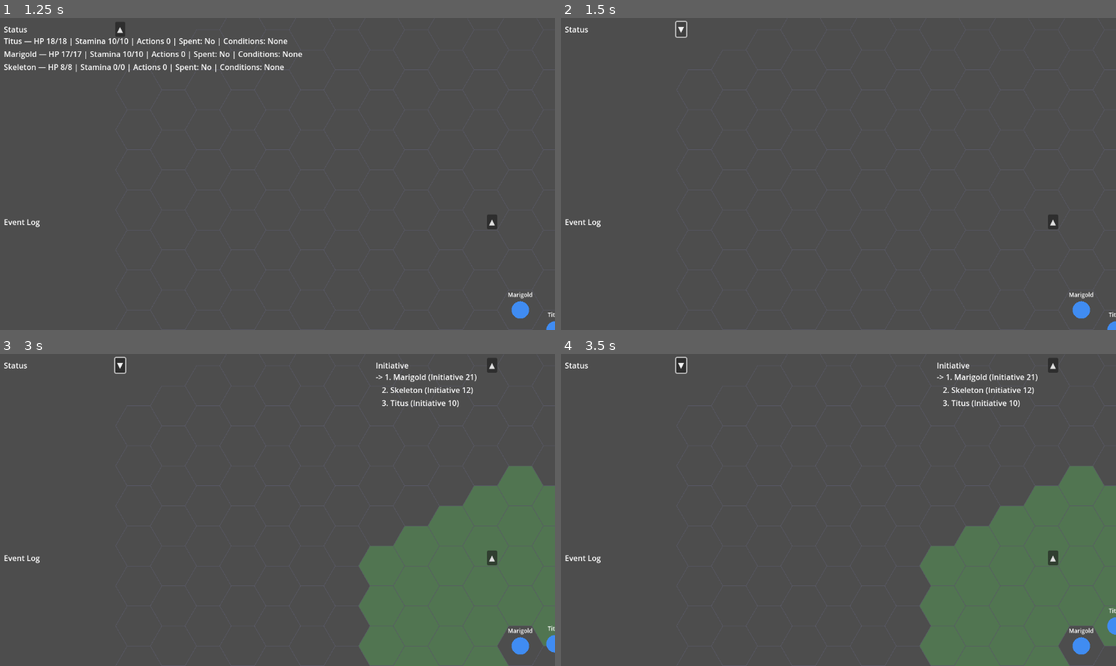
Above: before the commit, frames 1-4 (two rows, left to right).
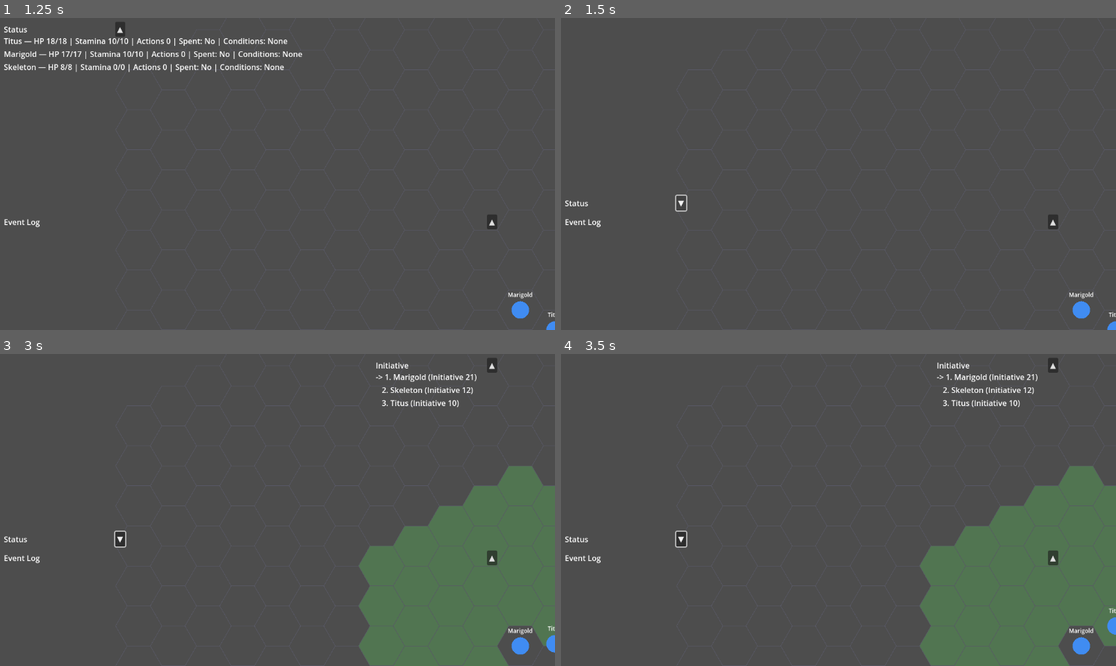
Above: after the commit, the same moments.

Repository: Pyroraptor/hykaen
Game: Godot game, scene res://scenes/TitleScreen.tscn
Two runs of this game, one before a commit and one after it. Both use one fixed random seed, a clock stepped at 60 frames per second and the inputs below.
Inputs (mouse positions are in pixels of both pictures, inside the frame that each line leads up to):
- Up to frame 1 (1.25 s): click "New Game" at 0.5 s
- Up to frame 2 (1.5 s): click "▲" at 1.25 s
- Up to frame 3 (3 s): click "▼" at 2 s; tap Enter at 2.75 s; move the mouse to (399, 494) at 2.77 s; hold Right (ui_right) from 2.78 s (still down); hold Shift from 2.78 s (still down); click (399, 494) at 2.92 s
- Up to frame 4 (3.5 s): keep holding Right (ui_right); keep holding Shift

Frame 1 is identical in both runs. In frame 2, 0.2% of the frame differs, in the area x 0-23%, y 0-63%; in frame 3, 0.3%; in frame 4, 0.3%.

Commit message:
feat(FEAT-010): Configure per-panel anchored collapse direction
Step: tdd-execute
Files: 7

Diff:
--- a/presentation/event_log_view.gd
+++ b/presentation/event_log_view.gd
@@ -120,6 +120,13 @@
 ## always boot expanded).
 var _collapsed: bool = false
 
+## FEAT-010 (US-009 / FR-009, ADR-004 AnchorConfig): this panel's full
+## expanded rect, captured once in _ready() before any collapse toggle, so
+## _apply_anchored_collapse_size() can always restore it exactly and compute
+## the collapsed rect relative to it.
+var _expanded_position: Vector2 = Vector2.ZERO
+var _expanded_size: Vector2 = Vector2.ZERO
+
 @onready var _rows_container: VBoxContainer = $Content
 
 
@@ -133,6 +140,8 @@
 	mouse_filter = Control.MOUSE_FILTER_IGNORE
 	if _rows_container != null:
 		_rows_container.mouse_filter = Control.MOUSE_FILTER_IGNORE
+	_expanded_position = position
+	_expanded_size = size
 
 
 ## toggle_collapsed() → void — FEAT-009 (US-008 / FR-008, ADR-004,
@@ -169,9 +178,39 @@
 func _apply_collapsed_state() -> void:
 	$Content.visible = not _collapsed
 	$Header/CollapseButton.text = "▼" if _collapsed else "▲"
+	_apply_anchored_collapse_size()
 	var parent: Node = get_parent()
 	if parent != null and parent.has_method("queue_sort"):
 		parent.queue_sort()
+
+
+## _apply_anchored_collapse_size() → void — FEAT-010 (US-009 / FR-009,
+## ADR-004 AnchorConfig). Resizes this panel's own rect toward its anchored
+## edge so collapsing never leaves a visual gap between the panel and the
+## screen edge/corner it's pinned to. `grow_vertical` (static per-panel
+## AnchorConfig data set in event_log_view.tscn) decides which vertical
+## edge stays fixed while the panel's height changes:
+##   GROW_DIRECTION_END   -- "downward collapse": the TOP edge stays fixed;
+##       collapsing shrinks the panel by moving its BOTTOM edge up toward
+##       the header.
+##   GROW_DIRECTION_BEGIN -- "upward collapse" (EventLogView, anchored
+##       bottom-left): the BOTTOM edge stays fixed; collapsing shrinks the
+##       panel by moving its TOP edge down toward the header, so the header
+##       ends up flush with the fixed bottom edge.
+## Width is never touched -- only Content's visibility (and thus height)
+## changes on collapse. Idempotent: re-expanding restores the exact
+## _expanded_position/_expanded_size captured once in _ready().
+func _apply_anchored_collapse_size() -> void:
+	var header_height: float = $Header.size.y
+	if _collapsed:
+		size.y = header_height
+		if grow_vertical == Control.GROW_DIRECTION_BEGIN:
+			position.y = _expanded_position.y + (_expanded_size.y - header_height)
+		else:
+			position.y = _expanded_position.y
+	else:
+		position.y = _expanded_position.y
+		size.y = _expanded_size.y
 
 
 ## get_entry_count() → int — number of entries currently in the log.
--- a/presentation/event_log_view.tscn
+++ b/presentation/event_log_view.tscn
@@ -9,6 +9,8 @@
 offset_top = 408.0
 offset_right = 1032.0
 offset_bottom = 720.0
+grow_horizontal = 1
+grow_vertical = 0
 size_flags_vertical = 0
 script = ExtResource("1_eventlogview")
 
--- a/presentation/initiative_view.gd
+++ b/presentation/initiative_view.gd
@@ -79,6 +79,13 @@
 ## always boot expanded).
 var _collapsed: bool = false
 
+## FEAT-010 (US-009 / FR-009, ADR-004 AnchorConfig): this panel's full
+## expanded rect, captured once in _ready() before any collapse toggle, so
+## _apply_anchored_collapse_size() can always restore it exactly and compute
+## the collapsed rect relative to it.
+var _expanded_position: Vector2 = Vector2.ZERO
+var _expanded_size: Vector2 = Vector2.ZERO
+
 @onready var _rows_container: VBoxContainer = $Content
 
 
@@ -92,6 +99,8 @@
 	mouse_filter = Control.MOUSE_FILTER_IGNORE
 	if _rows_container != null:
 		_rows_container.mouse_filter = Control.MOUSE_FILTER_IGNORE
+	_expanded_position = position
+	_expanded_size = size
 
 
 ## toggle_collapsed() → void — FEAT-008 (US-008 / FR-008, ADR-004,
@@ -124,9 +133,38 @@
 func _apply_collapsed_state() -> void:
 	$Content.visible = not _collapsed
 	$Header/CollapseButton.text = "▼" if _collapsed else "▲"
+	_apply_anchored_collapse_size()
 	var parent: Node = get_parent()
 	if parent != null and parent.has_method("queue_sort"):
 		parent.queue_sort()
+
+
+## _apply_anchored_collapse_size() → void — FEAT-010 (US-009 / FR-009,
+## ADR-004 AnchorConfig). Resizes this panel's own rect toward its anchored
+## edge so collapsing never leaves a visual gap between the panel and the
+## screen edge/corner it's pinned to. `grow_vertical` (static per-panel
+## AnchorConfig data set in initiative_view.tscn) decides which vertical
+## edge stays fixed while the panel's height changes:
+##   GROW_DIRECTION_END   -- "downward collapse" (InitiativeView, anchored
+##       top-right): the TOP edge stays fixed; collapsing shrinks the panel
+##       by moving its BOTTOM edge up toward the header.
+##   GROW_DIRECTION_BEGIN -- "upward collapse": the BOTTOM edge stays fixed;
+##       collapsing shrinks the panel by moving its TOP edge down toward the
+##       header, so the header ends up flush with the fixed bottom edge.
+## Width is never touched -- only Content's visibility (and thus height)
+## changes on collapse. Idempotent: re-expanding restores the exact
+## _expanded_position/_expanded_size captured once in _ready().
+func _apply_anchored_collapse_size() -> void:
+	var header_height: float = $Header.size.y
+	if _collapsed:
+		size.y = header_height
+		if grow_vertical == Control.GROW_DIRECTION_BEGIN:
+			position.y = _expanded_position.y + (_expanded_size.y - header_height)
+		else:
+			position.y = _expanded_position.y
+	else:
+		position.y = _expanded_position.y
+		size.y = _expanded_size.y
 
 
 ## load_combatants(view_models) → void — (re)populates the list from an
--- a/presentation/initiative_view.tscn
+++ b/presentation/initiative_view.tscn
@@ -9,6 +9,8 @@
 offset_top = 8.0
 offset_right = 1032.0
 offset_bottom = 400.0
+grow_horizontal = 0
+grow_vertical = 1
 size_flags_vertical = 0
 script = ExtResource("1_initiativeview")
 
--- a/presentation/status_panel_view.gd
+++ b/presentation/status_panel_view.gd
@@ -87,6 +87,13 @@
 ## always boot expanded).
 var _collapsed: bool = false
 
+## FEAT-010 (US-009 / FR-009, ADR-004 AnchorConfig): this panel's full
+## expanded rect, captured once in _ready() before any collapse toggle, so
+## _apply_anchored_collapse_size() can always restore it exactly and compute
+## the collapsed rect relative to it.
+var _expanded_position: Vector2 = Vector2.ZERO
+var _expanded_size: Vector2 = Vector2.ZERO
+
 @onready var _rows_container: VBoxContainer = $Content
 
 
@@ -100,6 +107,8 @@
 	mouse_filter = Control.MOUSE_FILTER_IGNORE
 	if _rows_container != null:
 		_rows_container.mouse_filter = Control.MOUSE_FILTER_IGNORE
+	_expanded_position = position
+	_expanded_size = size
 
 
 ## toggle_collapsed() → void — FEAT-009 (US-008 / FR-008, ADR-004,
@@ -133,9 +142,39 @@
 func _apply_collapsed_state() -> void:
 	$Content.visible = not _collapsed
 	$Header/CollapseButton.text = "▼" if _collapsed else "▲"
+	_apply_anchored_collapse_size()
 	var parent: Node = get_parent()
 	if parent != null and parent.has_method("queue_sort"):
 		parent.queue_sort()
+
+
+## _apply_anchored_collapse_size() → void — FEAT-010 (US-009 / FR-009,
+## ADR-004 AnchorConfig). Resizes this panel's own rect toward its anchored
+## edge so collapsing never leaves a visual gap between the panel and the
+## screen edge/corner it's pinned to. `grow_vertical` (static per-panel
+## AnchorConfig data set in status_panel_view.tscn) decides which vertical
+## edge stays fixed while the panel's height changes:
+##   GROW_DIRECTION_END   -- "downward collapse": the TOP edge stays fixed;
+##       collapsing shrinks the panel by moving its BOTTOM edge up toward
+##       the header.
+##   GROW_DIRECTION_BEGIN -- "upward collapse" (StatusPanelView, anchored
+##       bottom-right): the BOTTOM edge stays fixed; collapsing shrinks the
+##       panel by moving its TOP edge down toward the header, so the header
+##       ends up flush with the fixed bottom edge.
+## Width is never touched -- only Content's visibility (and thus height)
+## changes on collapse. Idempotent: re-expanding restores the exact
+## _expanded_position/_expanded_size captured once in _ready().
+func _apply_anchored_collapse_size() -> void:
+	var header_height: float = $Header.size.y
+	if _collapsed:
+		size.y = header_height
+		if grow_vertical == Control.GROW_DIRECTION_BEGIN:
+			position.y = _expanded_position.y + (_expanded_size.y - header_height)
+		else:
+			position.y = _expanded_position.y
+	else:
+		position.y = _expanded_position.y
+		size.y = _expanded_size.y
 
 
 ## load_combatants(view_models) → void — (re)populates the panel from an
--- a/presentation/status_panel_view.tscn
+++ b/presentation/status_panel_view.tscn
@@ -9,6 +9,8 @@
 offset_top = 8.0
 offset_right = 260.0
 offset_bottom = 400.0
+grow_horizontal = 0
+grow_vertical = 0
 size_flags_vertical = 0
 script = ExtResource("1_statuspanel")
 
--- /dev/null
+++ b/tests/unit/presentation/test_panel_anchor_collapse.gd
@@ -0,0 +1,174 @@
+extends GutTest
+## tests/unit/presentation/test_panel_anchor_collapse.gd — FEAT-010 (US-009 /
+## FR-009, ADR-004 AnchorConfig, Iteration W "Camera Panning & Collapsible
+## Panels").
+##
+## GUT test suite for FEAT-010's per-panel anchored collapse direction:
+## each panel's root Control is configured with a `grow_vertical` value
+## (static AnchorConfig data, per the design notes' data_model section) that
+## decides which vertical edge stays fixed while the panel's height changes
+## in toggle_collapsed() -> _apply_collapsed_state() ->
+## _apply_anchored_collapse_size():
+##
+##   GROW_DIRECTION_END   ("downward collapse") -- the TOP edge stays fixed;
+##       collapsing shrinks the panel by moving its BOTTOM edge up toward
+##       the header. Used by InitiativeView (anchored top-right): the panel
+##       is pinned near the top of the screen, so the top edge must never
+##       move or a gap would open between the panel and the top-right
+##       corner it's anchored to.
+##   GROW_DIRECTION_BEGIN ("upward collapse") -- the BOTTOM edge stays
+##       fixed; collapsing shrinks the panel by moving its TOP edge down
+##       toward the header. Used by StatusPanelView (anchored bottom-right)
+##       and EventLogView (anchored bottom-left): both are pinned near the
+##       bottom of the screen, so the bottom edge must never move.
+##
+## Width/horizontal position is never touched by collapse (only Content's
+## visibility, hence only height, changes), so the panel's left/right edges
+## are trivially unchanged across a toggle -- no separate horizontal-gap
+## assertion is needed beyond confirming position.x/size.x are untouched.
+
+const InitiativeViewScene: PackedScene = preload("res://presentation/initiative_view.tscn")
+const StatusPanelViewScene: PackedScene = preload("res://presentation/status_panel_view.tscn")
+const EventLogViewScene: PackedScene = preload("res://presentation/event_log_view.tscn")
+
+
+func _instantiate(panel_scene: PackedScene):
+	var view = panel_scene.instantiate()
+	add_child_autofree(view)
+	return view
+
+
+# ── InitiativeView: top-right anchor, downward collapse (top fixed) ────────
+
+func test_initiative_view_configured_for_downward_collapse() -> void:
+	var view = _instantiate(InitiativeViewScene)
+	assert_eq(
+		view.grow_vertical,
+		Control.GROW_DIRECTION_END,
+		"InitiativeView must grow/collapse downward (top edge fixed)"
+	)
+	assert_eq(
+		view.grow_horizontal,
+		Control.GROW_DIRECTION_BEGIN,
+		"InitiativeView is right-anchored: it must grow/collapse leftward from its right edge"
+	)
+
+
+func test_initiative_view_collapse_keeps_top_edge_fixed_no_gap() -> void:
+	var view = _instantiate(InitiativeViewScene)
+	var original_position: Vector2 = view.position
+	var original_size: Vector2 = view.size
+	var header_height: float = view.get_node("Header").size.y
+
+	view.toggle_collapsed()
+
+	assert_eq(
+		view.position.y, original_position.y,
+		"InitiativeView's top edge must not move on collapse -- no gap at the top-right anchor"
+	)
+	assert_eq(
+		view.size.y, header_height,
+		"InitiativeView must shrink to exactly its header height when collapsed"
+	)
+	assert_lt(
+		view.size.y, original_size.y,
+		"InitiativeView must actually be smaller once collapsed"
+	)
+	assert_eq(view.position.x, original_position.x, "collapse must never move the panel horizontally")
+	assert_eq(view.size.x, original_size.x, "collapse must never resize the panel horizontally")
+
+	view.toggle_collapsed()
+	assert_eq(view.position, original_position, "re-expanding must restore the original position exactly")
+	assert_eq(view.size, original_size, "re-expanding must restore the original size exactly")
+
+
+# ── StatusPanelView: bottom-right anchor, upward collapse (bottom fixed) ───
+
+func test_status_panel_view_configured_for_upward_collapse() -> void:
+	var view = _instantiate(StatusPanelViewScene)
+	assert_eq(
+		view.grow_vertical,
+		Control.GROW_DIRECTION_BEGIN,
+		"StatusPanelView must grow/collapse upward (bottom edge fixed)"
+	)
+	assert_eq(
+		view.grow_horizontal,
+		Control.GROW_DIRECTION_BEGIN,
+		"StatusPanelView is right-anchored: it must grow/collapse leftward from its right edge"
+	)
+
+
+func test_status_panel_view_collapse_keeps_bottom_edge_fixed_no_gap() -> void:
+	var view = _instantiate(StatusPanelViewScene)
+	var original_position: Vector2 = view.position
+	var original_size: Vector2 = view.size
+	var original_bottom: float = original_position.y + original_size.y
+	var header_height: float = view.get_node("Header").size.y
+
+	view.toggle_collapsed()
+
+	var collapsed_bottom: float = view.position.y + view.size.y
+	assert_eq(
+		collapsed_bottom, original_bottom,
+		"StatusPanelView's bottom edge must not move on collapse -- no gap at the bottom anchor"
+	)
+	assert_eq(
+		view.size.y, header_height,
+		"StatusPanelView must shrink to exactly its header height when collapsed"
+	)
+	assert_gt(
+		view.position.y, original_position.y,
+		"StatusPanelView's top edge must move DOWN (toward the fixed bottom) when collapsing"
+	)
+	assert_eq(view.position.x, original_position.x, "collapse must never move the panel horizontally")
+	assert_eq(view.size.x, original_size.x, "collapse must never resize the panel horizontally")
+
+	view.toggle_collapsed()
+	assert_eq(view.position, original_position, "re-expanding must restore the original position exactly")
+	assert_eq(view.size, original_size, "re-expanding must restore the original size exactly")
+
+
+# ── EventLogView: bottom-left anchor, upward collapse (bottom fixed) ───────
+
+func test_event_log_view_configured_for_upward_collapse() -> void:
+	var view = _instantiate(EventLogViewScene)
+	assert_eq(
+		view.grow_vertical,
+		Control.GROW_DIRECTION_BEGIN,
+		"EventLogView must grow/collapse upward (bottom edge fixed)"
+	)
+	assert_eq(
+		view.grow_horizontal,
+		Control.GROW_DIRECTION_END,
+		"EventLogView is left-anchored: it must grow/collapse rightward from its left edge"
+	)
+
+
+func test_event_log_view_collapse_keeps_bottom_edge_fixed_no_gap() -> void:
+	var view = _instantiate(EventLogViewScene)
+	var original_position: Vector2 = view.position
+	var original_size: Vector2 = view.size
+	var original_bottom: float = original_position.y + original_size.y
+	var header_height: float = view.get_node("Header").size.y
+
+	view.toggle_collapsed()
+
+	var collapsed_bottom: float = view.position.y + view.size.y
+	assert_eq(
+		collapsed_bottom, original_bottom,
+		"EventLogView's bottom edge must not move on collapse -- no gap at the bottom-left anchor"
+	)
+	assert_eq(
+		view.size.y, header_height,
+		"EventLogView must shrink to exactly its header height when collapsed"
+	)
+	assert_gt(
+		view.position.y, original_position.y,
+		"EventLogView's top edge must move DOWN (toward the fixed bottom) when collapsing"
+	)
+	assert_eq(view.position.x, original_position.x, "collapse must never move the panel horizontally")
+	assert_eq(view.size.x, original_size.x, "collapse must never resize the panel horizontally")
+
+	view.toggle_collapsed()
+	assert_eq(view.position, original_position, "re-expanding must restore the original position exactly")
+	assert_eq(view.size, original_size, "re-expanding must restore the original size exactly")
